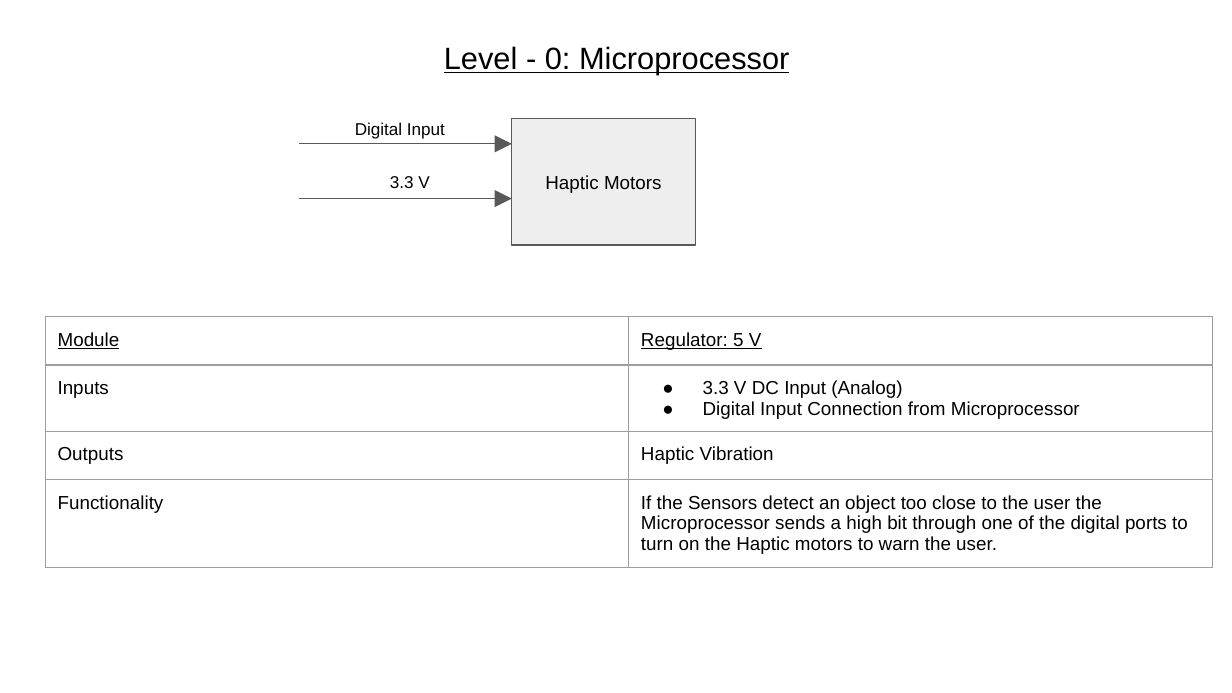
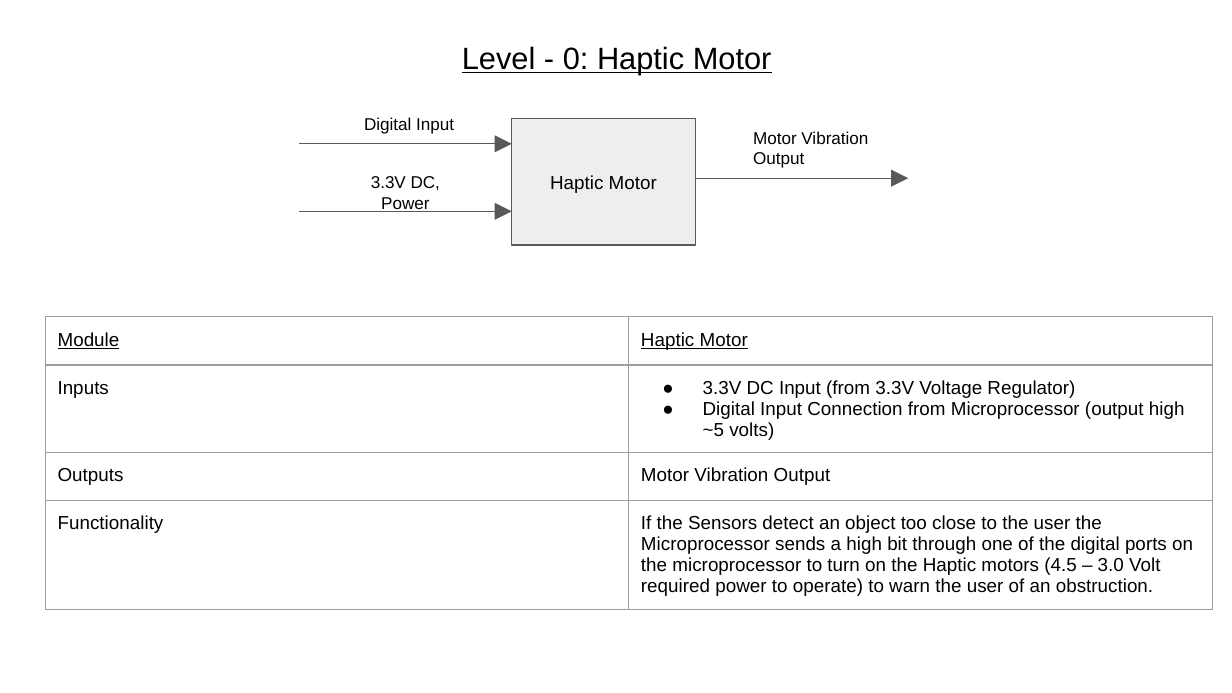
Before and after one commit to keonkiyoo/groupxx.github.io, a slide deck: slide 8 of System Design and Modelling/T06_SystemModelling.pptx (slide 7 before the commit). Drawn at 1232x693 pixels with LibreOffice and Linux fonts; fonts in the diff are those of the drawing. Boxes give left, top, right and bottom in pixels: in the first picture for what was removed or moved away, otherwise in the second. Text is boxed around its words. In the diff, an @@ line names an element or a change of style, - is before the commit and + after.

```diff
--- a/System Design and Modelling/T06_SystemModelling.pptx
+++ b/System Design and Modelling/T06_SystemModelling.pptx
@@ title at <box>462,46,772,74</box>: text changed @@
-Level - 0: Microprocessor
+Level - 0: Haptic Motor
@@ text "Digital Input": place and size @@
-text "Digital Input" at <box>355,122,445,139</box>
+text "Digital Input" at <box>364,117,454,134</box>
@@ text added at <box>753,131,868,168</box>, 10 pt, text #000000 @@
+Motor Vibration Output
@@ text at <box>371,176,440,212</box>: text changed @@
-3.3 V
+3.3V DC, Power
@@ text in rectangle at <box>550,175,657,193</box>: text changed @@
-Haptic Motors
+Haptic Motor
@@ arrow added from (696, 179) to (908, 179), #595959 0.75 pt @@
@@ arrow moved from (299, 198) - (511, 198) to (299, 212) - (511, 212) @@
@@ table at <box>46,317,1214,621</box> @@
-row 1, column 2: Regulator: 5 V
+row 1, column 2: Haptic Motor
-row 2, column 2: 3.3 V DC Input (Analog) / Digital Input Connection from Microprocessor
+row 2, column 2: 3.3V DC Input (from 3.3V Voltage Regulator) / Digital Input Connection from Microprocessor (output high ~5 volts)
-row 3, column 2: Haptic Vibration
+row 3, column 2: Motor Vibration Output
-row 4, column 2: If the Sensors detect an object too close to the user the Microprocessor sends a high bit through one of the digital ports to turn on the Haptic motors to warn the user.
+row 4, column 2: If the Sensors detect an object too close to the user the Microprocessor sends a high bit through one of the digital ports on the microprocessor to turn on the Haptic motors (4.5 – 3.0 Volt required power to operate) to warn the user of an obstruction.
```
Also in this commit, not shown: 9 other slides changed, 1 other file.
